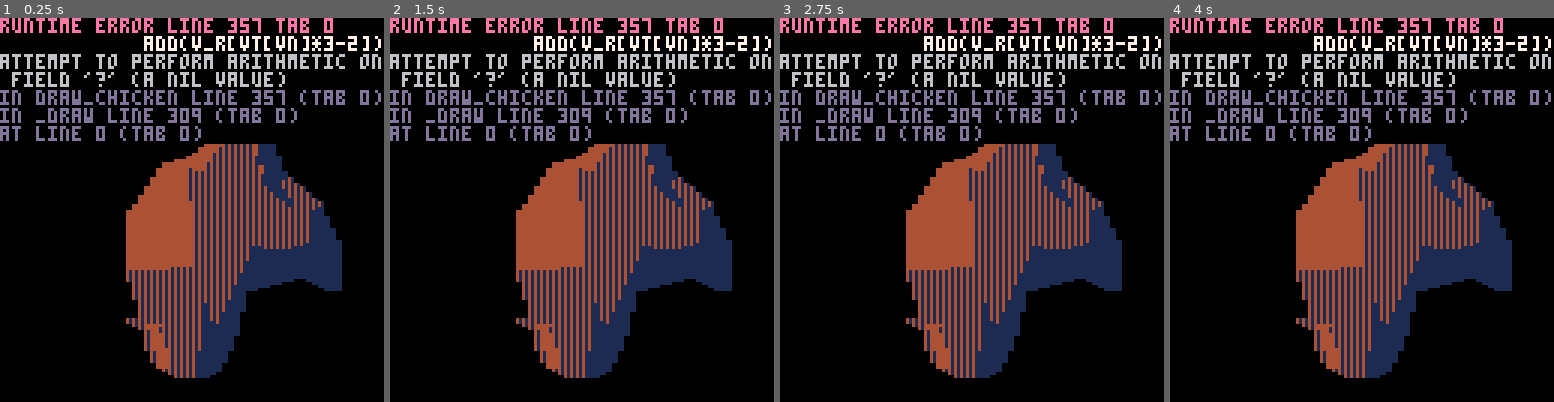
Above: before the commit, frames 1-4 (left to right).
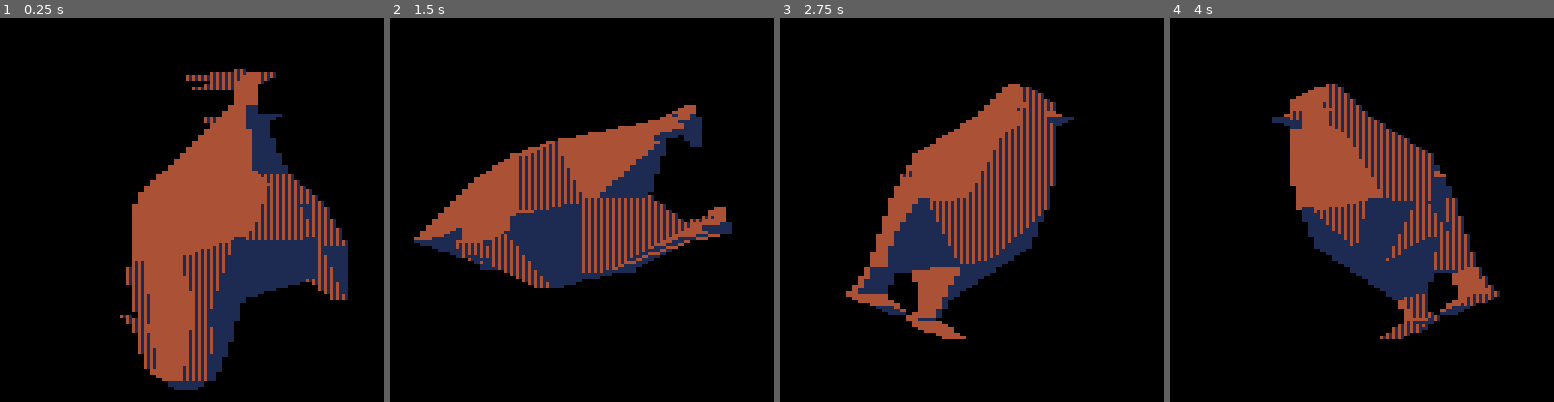
Above: after the commit, the same moments.

Repository: yami-five/4_pory_roku
Game: PICO-8 cartridge poc/poc.p8
Same seed, same stepped clock (60 frames per second), same inputs: the game is played once before the commit and once after it.
Inputs:
- Up to frame 1 (0.25 s): no input
- Up to frame 2 (1.5 s): no input
- Up to frame 3 (2.75 s): no input
- Up to frame 4 (4 s): no input

The runs differ from the first frame. In frame 1, 18% of the frame differs, in the area x 0-100%, y 0-97%; in frame 2, 32%, in the area x 0-100%, y 0-94%; in frame 3, 30%; in frame 4, 28%.
Error before the commit: runtime error line 357 tab 0; add(v_r[vt[vn]*3-2]); attempt to perform arithmetic on field '?' (a nil value)

Commit message:
fixed chicken

Diff:
--- a/poc/poc.p8
+++ b/poc/poc.p8
@@ -330,56 +330,43 @@
         z=z+5;
         x=x*96/z+64;
         y=y*96/z+64;
-        vt[j],vt[j+1],vt[j+1]=flr(x),flr(y),flr(z);
-    end
-    local order,index={},1
-    for i=1,faces,3 do
-        local x,y,z=0,0,0
-        for j=1,3,1 do
-            x+=vm[(f[i]*3+j)]
-            y+=vm[(f[i]*3+j)+1]
-            z+=vm[(f[i]*3+j)+2]
-        end
-        x/=3
-        y/=3
-        z/=3
-        index+=1
-        add(order,index)
-        add(order,flr(sqrt((0-x)*(0-x)+(0-y)*(0-y)+(-10-z)*(-10-z))*1000))
-    end
-    order=sort(order)
+        vt[j],vt[j+1],vt[j+2]=flr(x),flr(y),flr(z);
+    end
+    -- local order,index={},1
+    -- for i=1,faces,3 do
+    --     local x,y,z=0,0,0
+    --     for j=1,3,1 do
+    --         x+=vm[(f[i]*3+j)]
+    --         y+=vm[(f[i]*3+j)+1]
+    --         z+=vm[(f[i]*3+j)+2]
+    --     end
+    --     x/=3
+    --     y/=3
+    --     z/=3
+    --     index+=1
+    --     add(order,index)
+    --     add(order,flr(sqrt((0-x)*(0-x)+(0-y)*(0-y)+(-10-z)*(-10-z))*1000))
+    -- end
+    -- order=sort(order)
     draw_model(p,qt,vertices,vt,vm,faces,f,tc,uv,{chicken_tex},true,16)
-    for i=1,faces/6,2 do
-        local v_r,vm_r,tc_r,uv_r={},{},{},{}
-        -- printh(order[i],"loggg.txt")
-        -- printh(f[order[i]*3-2].." "..f[order[i]*3-1].." "..f[order[i]*3],"loggg.txt")
-        -- local v1,v2,v3=f[order[i]*3-2],f[order[i]*3-1],f[order[i]*3]
-        -- add(v_r,vt[v1*3-2])
-        for j=2,0,-1 do
-            local vn=f[order[i]*3-j]
-            add(v_r[vt[vn]*3-2])
-            add(v_r[vt[vn]*3-1])
-            add(v_r[vt[vn]*3])
-            add(vm_r[vm[vn]*3-2])
-            add(vm_r[vm[vn]*3-1])
-            add(vm_r[vm[vn]*3])
-            add(tc_r[tc[vn]*3-2])
-            add(tc_r[tc[vn]*3-1])
-            add(tc_r[tc[vn]*3])
-            add(uv_r[uv[vn]*3-2])
-            add(uv_r[uv[vn]*3-1])
-            add(uv_r[uv[vn]*3])
-
-        end
-        -- for j=1,faces,3 do
-
-        -- end
-        -- for j=1+vertices*3*(order[i]-1),vertices*3*order[i] do
-        --     add(v_r,vt[j])
-        --     add(vm_r,vm[j])
-        -- end
-	    -- draw_model(p,qt,3,v_r,vm_r,1,{1,2,3},tc_r,uv_r,{tex},true,16)
-    end
+    -- for i=1,faces/6,2 do
+    --     index=0
+    --     local v_r,vm_r,tc_r,uv_r={},{},{},{}
+    --     for j=2,0,-1 do
+    --         local vn=f[order[i]*3-j]
+    --         add(v_r,vt[vn*3-2])
+    --         add(v_r,vt[vn*3-1])
+    --         add(v_r,vt[vn*3])
+    --         add(vm_r,vm[vn*3-2])
+    --         add(vm_r,vm[vn*3-1])
+    --         add(vm_r,vm[vn*3])
+    --         add(uv_r,index)
+    --         add(tc_r,tc[uv[order[i]*3-j]+1])
+    --         add(tc_r,tc[uv[order[i]*3-j]+2])
+    --         index+=1
+    --     end
+	--     draw_model(p,qt,3,v_r,vm_r,1,{0,1,2},tc_r,uv_r,{chicken_tex},true,16)
+    -- end
 end
 
 function sort(seq)
--- a/rasterizer.p8
+++ b/rasterizer.p8
@@ -330,7 +330,7 @@
         z=z+5;
         x=x*96/z+64;
         y=y*96/z+64;
-        vt[j],vt[j+1],vt[j+1]=flr(x),flr(y),flr(z);
+        vt[j],vt[j+1],vt[j+2]=flr(x),flr(y),flr(z);
     end
     draw_model(p,qt,vertices,vt,vm,faces,f,tc,uv,{chicken_tex},true,16)
 end
